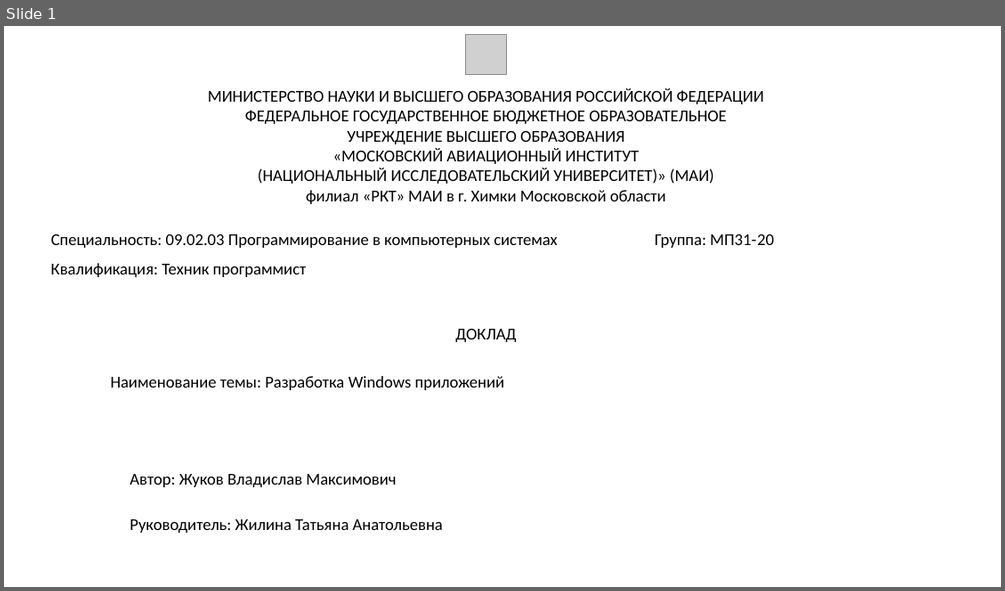
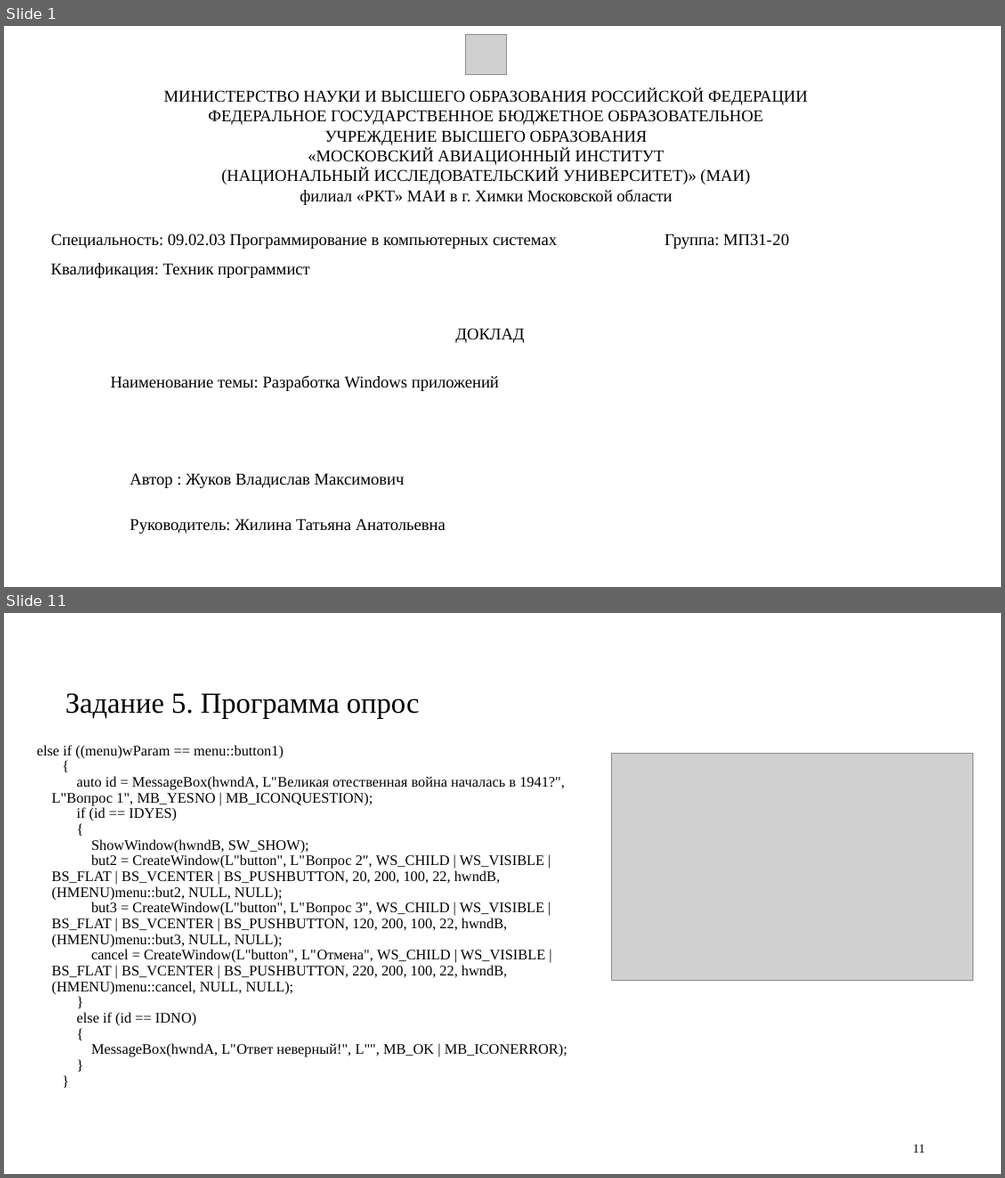
Before and after one commit to Feeralbee/praktika_system_programming, a slide deck: ЖуковМП3120.pptx. Shown one above the other, each under a label of ours: slide 1 before the commit, slides 1 and 11 after it; the slides between them are not shown. The pictures are 1005x591 and 1005x1178 pixels, drawn with LibreOffice and Linux fonts; fonts in the diff are those of the drawing; grey boxes stand for pictures. Boxes give left, top, right and bottom in pixels: in the first picture for what was removed or moved away, otherwise in the second. Text is boxed around its words. In the diff, an @@ line names an element or a change of style, - is before the commit and + after.

```diff
--- a/ЖуковМП3120.pptx
+++ b/ЖуковМП3120.pptx
@@ slide 11 added at (4,613,1001,1174), background #FFFFFF @@
@@ title added at (65,693,420,718), 28 pt, text #000000 @@
+Задание 5. Программа опрос
@@ text added at (37,745,567,1057), 14 pt, text #000000 @@
+else if ((menu)wParam == menu::button1)
+{
+auto id = MessageBox(hwndA, L"Великая отественная война началась в 1941?", L"Вопрос 1", MB_YESNO | MB_ICONQUESTION);
+if (id == IDYES)
+{
+ShowWindow(hwndB, SW_SHOW);
+but2 = CreateWindow(L"button", L"Вопрос 2", WS_CHILD | WS_VISIBLE | BS_FLAT | BS_VCENTER | BS_PUSHBUTTON, 20, 200, 100, 22, hwndB, (HMENU)menu::but2, NULL, NULL);
+but3 = CreateWindow(L"button", L"Вопрос 3", WS_CHILD | WS_VISIBLE | BS_FLAT | BS_VCENTER | BS_PUSHBUTTON, 120, 200, 100, 22, hwndB, (HMENU)menu::but3, NULL, NULL);
+cancel = CreateWindow(L"button", L"Отмена", WS_CHILD | WS_VISIBLE | BS_FLAT | BS_VCENTER | BS_PUSHBUTTON, 220, 200, 100, 22, hwndB, (HMENU)menu::cancel, NULL, NULL);
+}
+else if (id == IDNO)
+{
+MessageBox(hwndA, L"Ответ неверный!", L"", MB_OK | MB_ICONERROR);
+}
+}
@@ picture added at (611,754,972,981) @@
@@ page number added at (913,1144,924,1152), 12 pt, text #000000 @@
+11
@@ slide 1 changed as well @@
@@ font Calibri to Times New Roman in 6 elements at (164,89,808,205), (129,518,445,533), (111,376,499,391), (51,233,789,248), (455,328,524,343), (51,263,310,278) @@
@@ text at (129,473,404,488): text changed; font Calibri to Times New Roman @@
-Автор: Жуков Владислав Максимович
+Автор : Жуков Владислав Максимович
```
Also in this commit, not shown: 13 other slides added, 3 slides removed.
